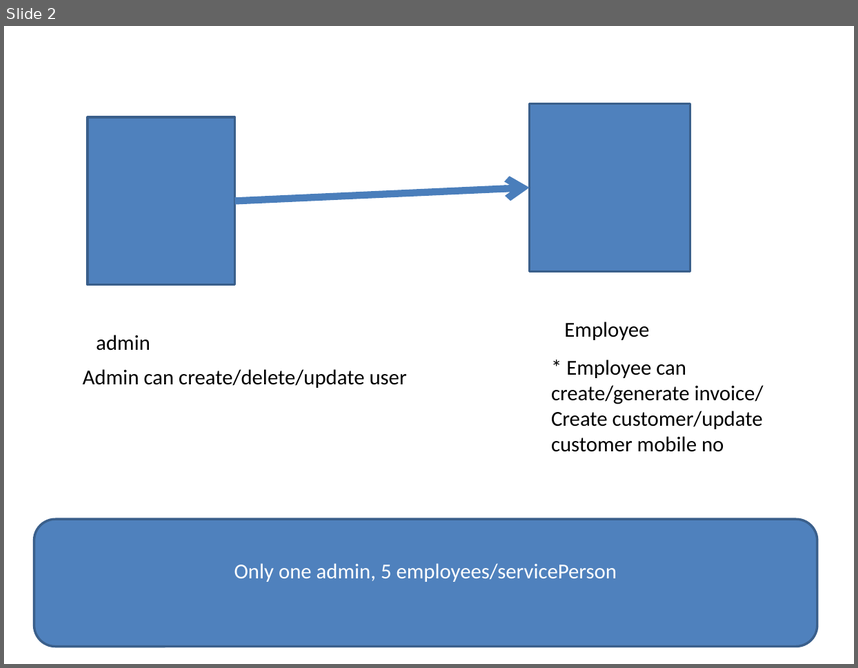
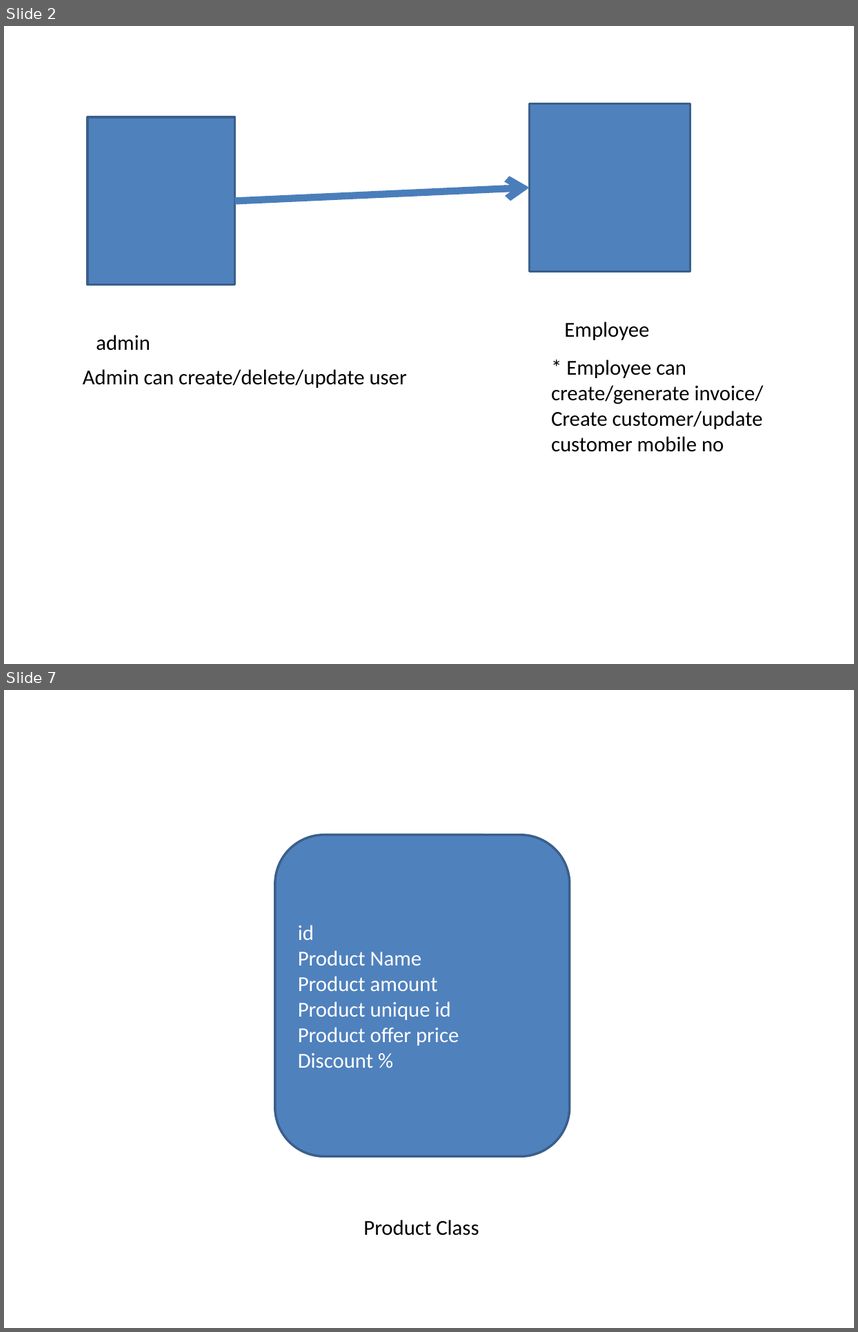
Before and after one commit to prakash8876/spring-jdbc-demo, a slide deck: market/market project.pptx. Shown one above the other, each under a label of ours: slide 2 before the commit, slides 2 and 7 after it; the slides between them are not shown. The pictures are 858x668 and 858x1332 pixels, drawn with LibreOffice and Linux fonts; fonts in the diff are those of the drawing. Boxes give left, top, right and bottom in pixels: in the first picture for what was removed or moved away, otherwise in the second. Text is boxed around its words. In the diff, an @@ line names an element or a change of style, - is before the commit and + after.

```diff
--- a/market/market project.pptx
+++ b/market/market project.pptx
@@ slide 7 added at (x1=4, y1=690, x2=854, y2=1328), background #FFFFFF @@
@@ rounded rectangle added at (x1=275, y1=834, x2=569, y2=1156), fill #4F81BD, outline #3A5F8C 2 pt, 18 pt, text #FFFFFF @@
+id
+Product Name
+Product amount
+Product unique id
+Product offer price
+Discount %
@@ text added at (x1=363, y1=1219, x2=479, y2=1235), 18 pt, text #000000 @@
+Product Class
@@ slide 2 changed as well @@
@@ rounded rectangle removed at (x1=34, y1=519, x2=817, y2=646) @@
-Only one admin, 5 employees/servicePerson
```
Also in this commit, not shown: 1 other slide changed, 4 other slides added.
